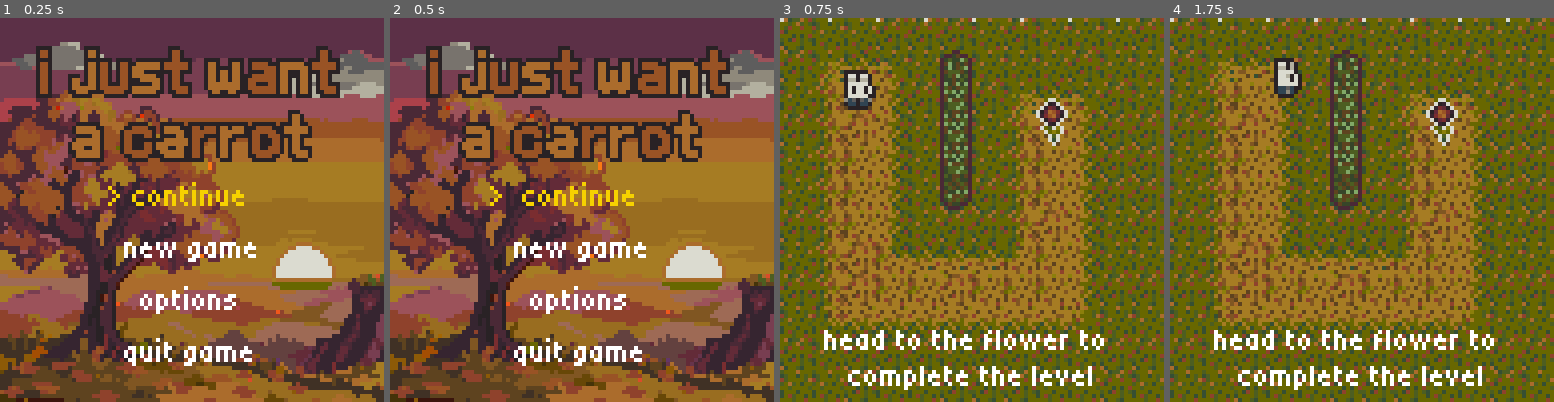
Above: before the commit, frames 1-4 (left to right).
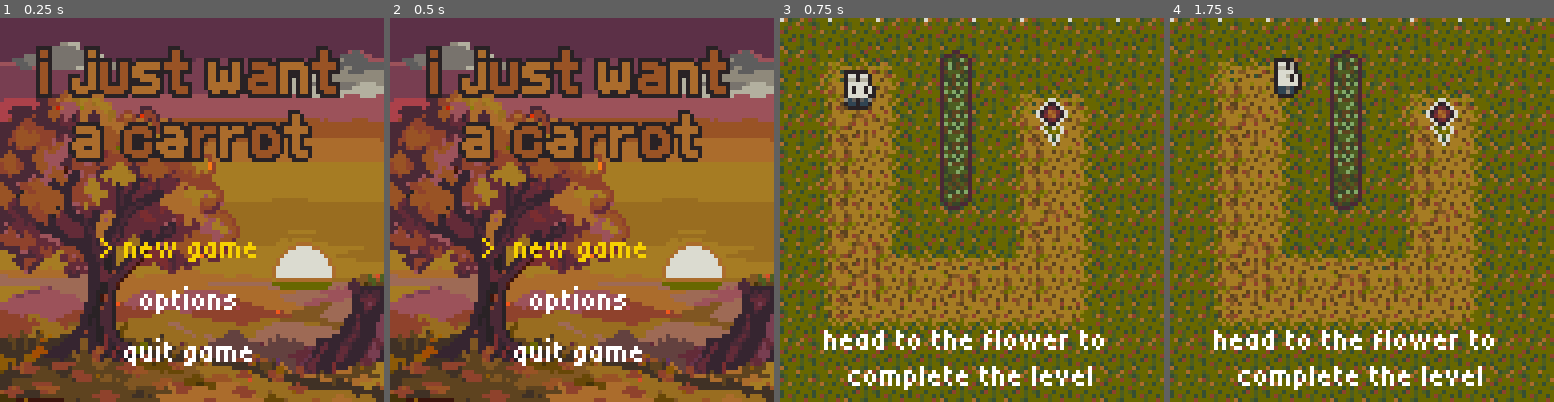
Above: after the commit, the same moments.

Repository: Someone68/cozyfall
Game: Godot game, scene res://scenes/main_menu.tscn
Two runs of this game, one before a commit and one after it. Both use one fixed random seed, a clock stepped at 60 frames per second and the inputs below.
Inputs (mouse positions are in pixels of both pictures, inside the frame that each line leads up to):
- Up to frame 1 (0.25 s): no input
- Up to frame 2 (0.5 s): no input
- Up to frame 3 (0.75 s): click "new game" (after the commit: "> new game") at 0.5 s
- Up to frame 4 (1.75 s): tap Enter (ui_accept) at 1.25, 1.52 s; move the mouse to (1446, 190) at 1.27 s; hold Right (ui_right) from 1.28 s (still down); hold Z (tunnel) from 1.28 s (still down); click (1446, 190) at 1.42 s

The runs differ from the first frame. In frame 1, 1.4% of the frame differs, in the area x 26-67%, y 42-64%; in frame 2, 1.4%; in frame 3, nothing differs; in frame 4, nothing differs.
Error before the commit: Invalid assignment of property or key 'visible' with value of type 'bool' on a base object of type 'null instance'. (res://scripts/main_menu.gd:7)

Commit message:
fix stuff

Diff:
--- a/scripts/main_menu.gd
+++ b/scripts/main_menu.gd
@@ -4,8 +4,8 @@
 
 func _ready() -> void:
 	if Settings.level == 1:
-		$MainMenu/VBoxContainer/CenterContainer/SelectMenu/Continue.visible = false
-		$MainMenu/VBoxContainer/CenterContainer/SelectMenu.refresh()
+		$MainMenu/VBoxContainer/SelectMenu/Continue.visible = false
+		$MainMenu/VBoxContainer/SelectMenu.refresh()
 
 func show_warning(action: String) -> void:
 	#process_mode = Node.PROCESS_MODE_PAUSABLE
--- a/scripts/music.gd
+++ b/scripts/music.gd
@@ -1,20 +1,30 @@
 extends AudioStreamPlayer
 
 const MENU_SCENE := "res://scenes/main_menu.tscn"
+const RETRY_DELAY := 1.0
 
-var started := false
+var retry_left := 0.0
 
 func _ready() -> void:
 	process_mode = Node.PROCESS_MODE_ALWAYS
-	finished.connect(func(): started = false)
+	# the track has to loop in the stream itself - restarting it from script
+	# spams play() on web, where the first play() is blocked until the player
+	# clicks and playback reports as finished right away
+	if stream is AudioStreamWAV and stream.loop_mode == AudioStreamWAV.LOOP_DISABLED:
+		stream.loop_mode = AudioStreamWAV.LOOP_FORWARD
 
-func _process(_delta: float) -> void:
+func _process(delta: float) -> void:
 	var scene := get_tree().current_scene
 	if scene == null: return
 	if get_tree().paused or scene.scene_file_path == MENU_SCENE:
-		stream_paused = true
+		if not stream_paused: stream_paused = true
 		return
-	if not started:
+	if stream_paused: stream_paused = false
+	if playing:
+		retry_left = 0.0
+		return
+	# never started, or playback died - retry slowly instead of every frame
+	retry_left -= delta
+	if retry_left <= 0.0:
+		retry_left = RETRY_DELAY
 		play()
-		started = true
-	stream_paused = false
--- a/tun_probe.gd
+++ /dev/null
@@ -1,29 +0,0 @@
-extends Node
-
-func run(level_path: String) -> void:
-	var lvl = load(level_path).instantiate()
-	get_tree().root.add_child(lvl)
-	get_tree().current_scene = lvl
-	for i in 10: await get_tree().process_frame
-	var p = lvl.get_node("Player")
-	var f = lvl.floors.get(p.grid_pos)
-	print("%s: tunnel_enabled=%s grid=%s floor=%s tunnelable=%s" % [
-		level_path.get_file(), lvl.TUNNELING_ENABLED, p.grid_pos, (f.get_script().resource_path.get_file() if f and f.get_script() else "<none>"), lvl.is_tunnelable(p.grid_pos)])
-	var start = p.grid_pos
-	var ev := InputEventKey.new()
-	ev.physical_keycode = KEY_Z
-	ev.keycode = KEY_Z
-	ev.pressed = true
-	Input.parse_input_event(ev)
-	for i in 5: await get_tree().process_frame
-	print("   after Z: buffered=%s tunneling=%s grid=%s anim=%s" % [p.buffered_action, p.tunneling, p.grid_pos, p.get_node("AnimatedSprite2D").animation])
-	await get_tree().create_timer(3.0).timeout
-	print("   3s later: tunneling=%s grid=%s (moved=%s)" % [p.tunneling, p.grid_pos, p.grid_pos != start])
-	lvl.queue_free()
-	for i in 3: await get_tree().process_frame
-
-func _ready() -> void:
-	await get_tree().process_frame
-	for n in range(1, 9):
-		await run("res://scenes/levels/level%d.tscn" % n)
-	get_tree().quit()
--- a/tun_probe.tscn
+++ /dev/null
@@ -1,6 +0,0 @@
-[gd_scene load_steps=2 format=3]
-
-[ext_resource type="Script" path="res://tun_probe.gd" id="1"]
-
-[node name="TunProbe" type="Node"]
-script = ExtResource("1")
Not shown: 1 places in scenes/music.tscn that only renumber resources
Not shown, changed: sounds/cozy_fall_type_beat.wav.import
Not shown, removed: tun_probe.gd.uid
